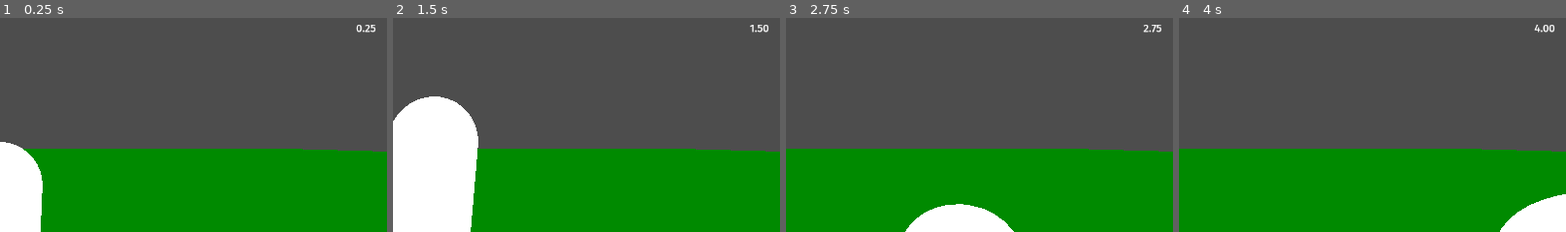
Above: before the commit, frames 1-4 (left to right).
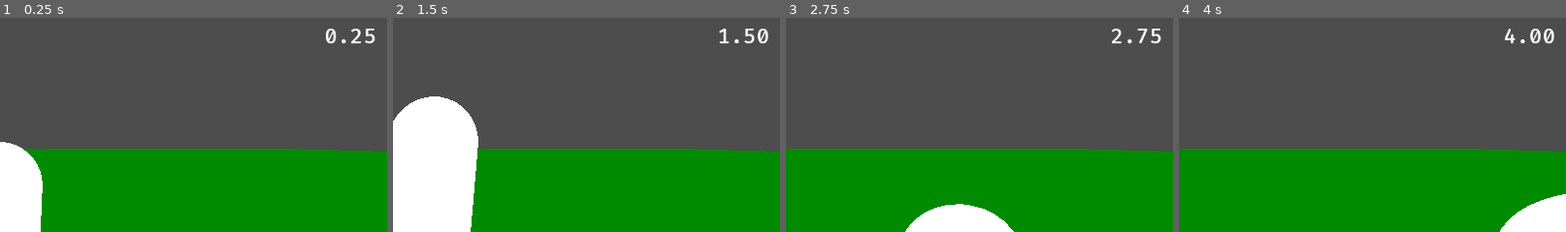
Above: after the commit, the same moments.

Repository: Steffo99/cinnos
Game: Godot game, scene res://Root.tscn
Same seed, same stepped clock (60 frames per second), same inputs: the game is played once before the commit and once after it.
Inputs:
- Up to frame 1 (0.25 s): no input
- Up to frame 2 (1.5 s): hold D (move_right) 0.53-1.28 s; tap Space (jump) at 0.77 s; hold S (move_down) from 1.28 s (still down)
- Up to frame 3 (2.75 s): tap Space (jump) at 1.52 s; release S (move_down) at 2.03 s; hold D (move_right) from 2.03 s (still down)
- Up to frame 4 (4 s): release D (move_right) at 2.78 s; hold W (move_up) 2.78-3.53 s; tap Space (jump) at 3.02, 3.77 s; hold A (move_left) from 3.53 s (still down)
The pictures show only the part of the screen within x 50-100%, y 0-50%; the shares and areas given below are measured in that part.

The runs differ from the first frame. In frame 1, 0.4% of the frame differs, in the area x 84-97%, y 3-13%; in frame 2, 0.4%; in frame 3, 0.4%; in frame 4, 0.4%.

Commit message:
Make timer monospace

Diff:
--- a/Root.tscn
+++ b/Root.tscn
@@ -1,9 +1,11 @@
-[gd_scene load_steps=14 format=3 uid="uid://4whij2hmts0t"]
+[gd_scene load_steps=16 format=3 uid="uid://4whij2hmts0t"]
 
 [ext_resource type="Script" path="res://Player.gd" id="1_wt4gx"]
 [ext_resource type="Material" uid="uid://dondfiavgo2ws" path="res://Unshaded.material" id="2_upp15"]
 [ext_resource type="FontFile" uid="uid://cseshyj4yw2f5" path="res://fonts/FiraSans-Medium.ttf" id="3_p3wyc"]
 [ext_resource type="Script" path="res://GameTimer.gd" id="3_y362g"]
+[ext_resource type="Script" path="res://TextBox.gd" id="4_gpkq6"]
+[ext_resource type="FontFile" uid="uid://qf3uxmta6lpw" path="res://fonts/FiraCode-Medium.ttf" id="5_yvnu2"]
 
 [sub_resource type="CapsuleShape3D" id="CapsuleShape3D_castg"]
 
@@ -91,6 +93,7 @@
 theme_override_constants/margin_top = 16
 theme_override_constants/margin_right = 128
 theme_override_constants/margin_bottom = 16
+script = ExtResource("4_gpkq6")
 
 [node name="Panel" type="Panel" parent="UI/TextBox"]
 layout_mode = 2
@@ -116,6 +119,10 @@
 bbcode_enabled = true
 text = "[center]garasauto[/center]"
 
+[node name="Timer" type="Timer" parent="UI/TextBox"]
+wait_time = 5.0
+one_shot = true
+
 [node name="TimerBox" type="MarginContainer" parent="UI"]
 layout_mode = 1
 anchors_preset = 1
@@ -131,8 +138,12 @@
 
 [node name="Label" type="Label" parent="UI/TimerBox"]
 layout_mode = 2
+theme_override_fonts/font = ExtResource("5_yvnu2")
+theme_override_font_sizes/font_size = 32
 text = "Garasauto"
 horizontal_alignment = 2
 
 [node name="GameTimer" type="Node" parent="UI/TimerBox/Label"]
 script = ExtResource("3_y362g")
+
+[connection signal="timeout" from="UI/TextBox/Timer" to="UI/TextBox" method="_on_timer_timeout"]
--- /dev/null
+++ b/TextBox.gd
@@ -0,0 +1,11 @@
+extends MarginContainer
+
+
+func display(s: String, t: float):
+	$Panel/HBoxContainer/RichTextLabel.show()
+	$Panel/HBoxContainer/RichTextLabel.text = s
+	$Timer.start(t)
+
+
+func _on_timer_timeout():
+	$Panel/HBoxContainer/RichTextLabel.hide()
Binary file added: fonts/FiraCode-Medium.ttf
Not shown, added: fonts/FiraCode-Medium.ttf.import
